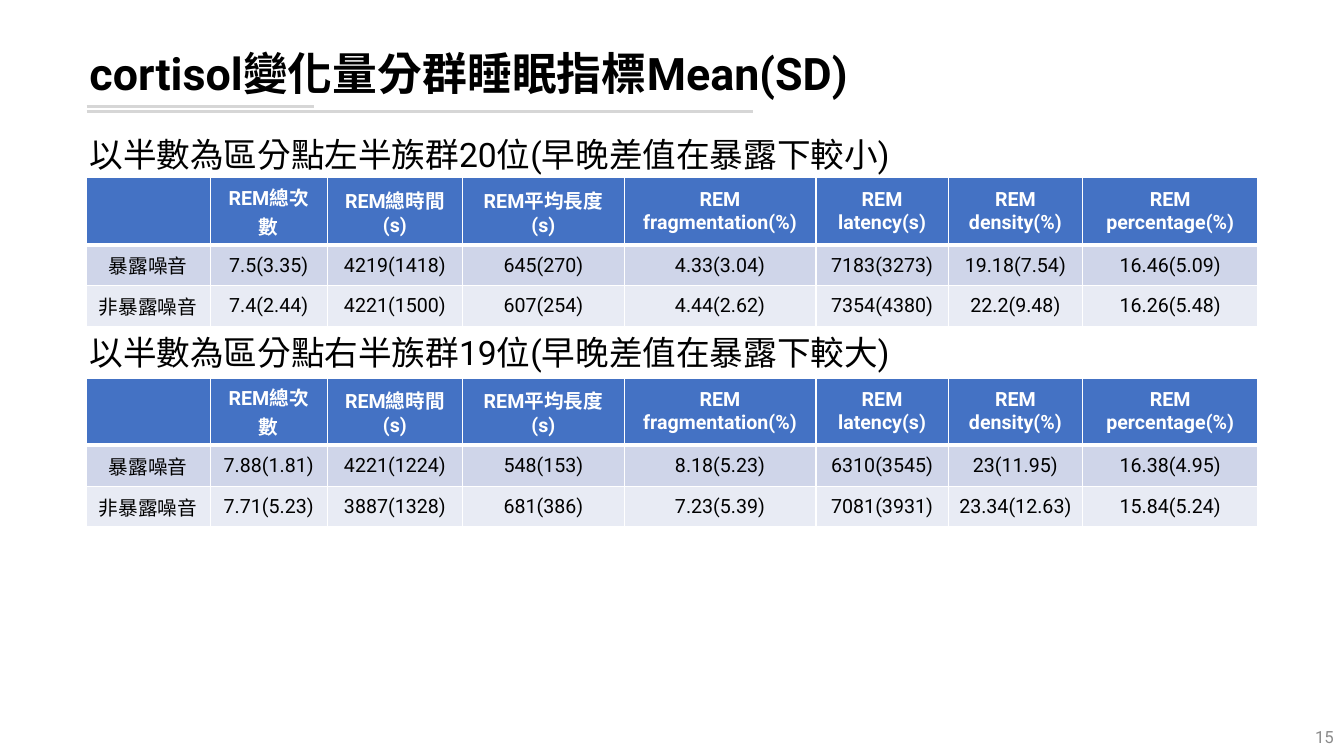
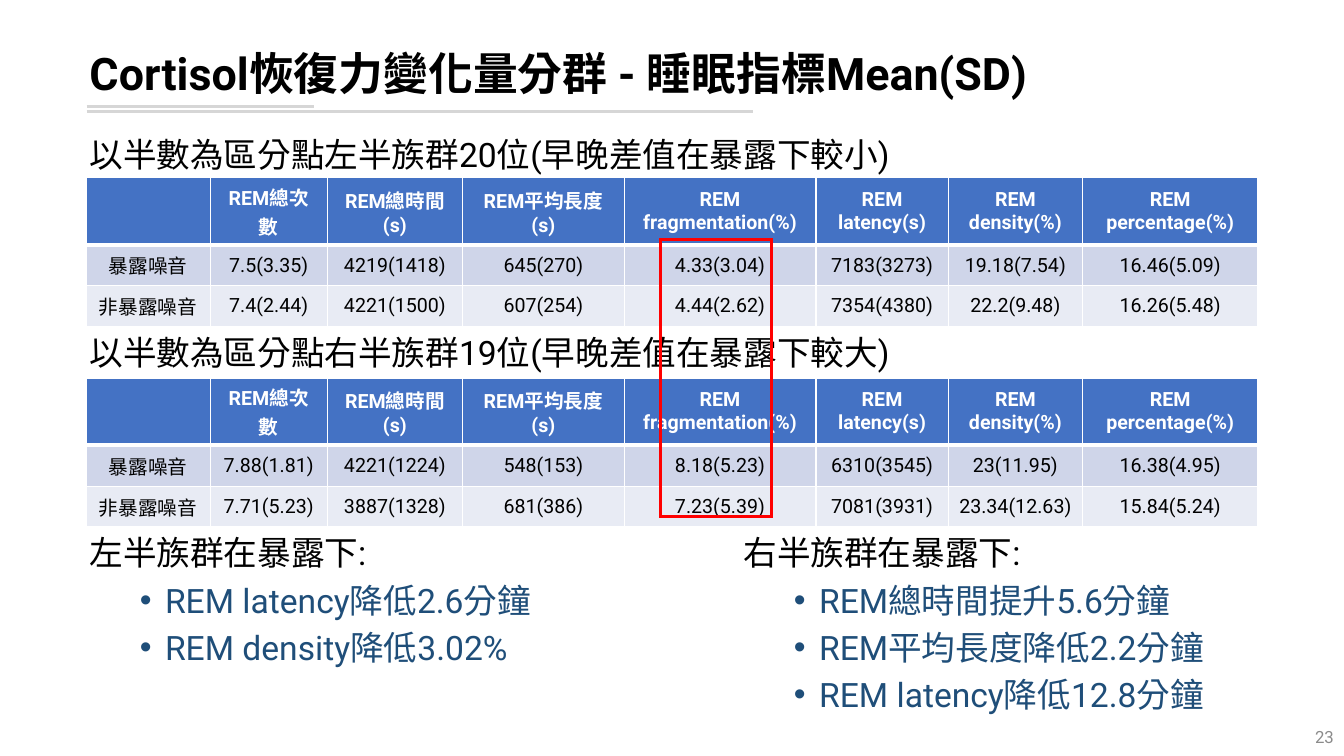
Before and after one commit to leooel97895750/REM_DataMining, a slide deck: slide 23 of 20210804_REM分析.pptx (slide 15 before the commit). Drawn at 1344x756 pixels with LibreOffice and Linux fonts; fonts in the diff are those of the drawing. Boxes give left, top, right and bottom in pixels: in the first picture for what was removed or moved away, otherwise in the second. Text is boxed around its words. In the diff, an @@ line names an element or a change of style, - is before the commit and + after.

```diff
--- a/20210804_REM分析.pptx
+++ b/20210804_REM分析.pptx
@@ title at box(89, 51, 1027, 100): text changed @@
-cortisol變化量分群睡眠指標Mean(SD)
+Cortisol恢復力變化量分群 - 睡眠指標Mean(SD)
@@ rectangle added at box(660, 240, 771, 517), outline #FF0000 2.25 pt @@
@@ text added at box(89, 536, 530, 667), 24 pt, text #1F4E79 @@
+左半族群在暴露下:
+  • REM latency降低2.6分鐘
+  • REM density降低3.02%
@@ text added at box(744, 536, 1204, 714), 24 pt, text #1F4E79 @@
+右半族群在暴露下:
+  • REM總時間提升5.6分鐘
+  • REM平均長度降低2.2分鐘
+  • REM latency降低12.8分鐘
@@ page number at box(1315, 731, 1334, 743): text changed @@
-15
+23
```
Also in this commit, not shown: 13 other slides changed, 9 slides added, 6 slides removed, 3 other files.
